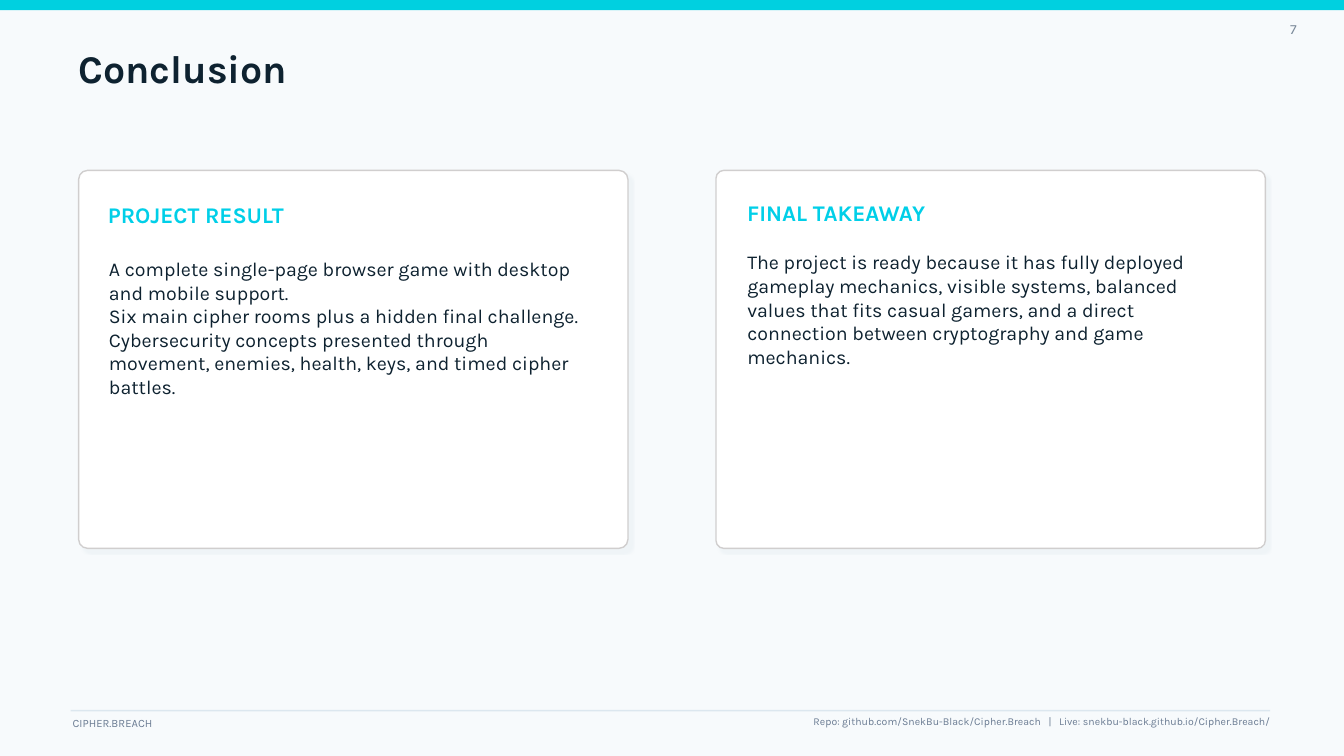
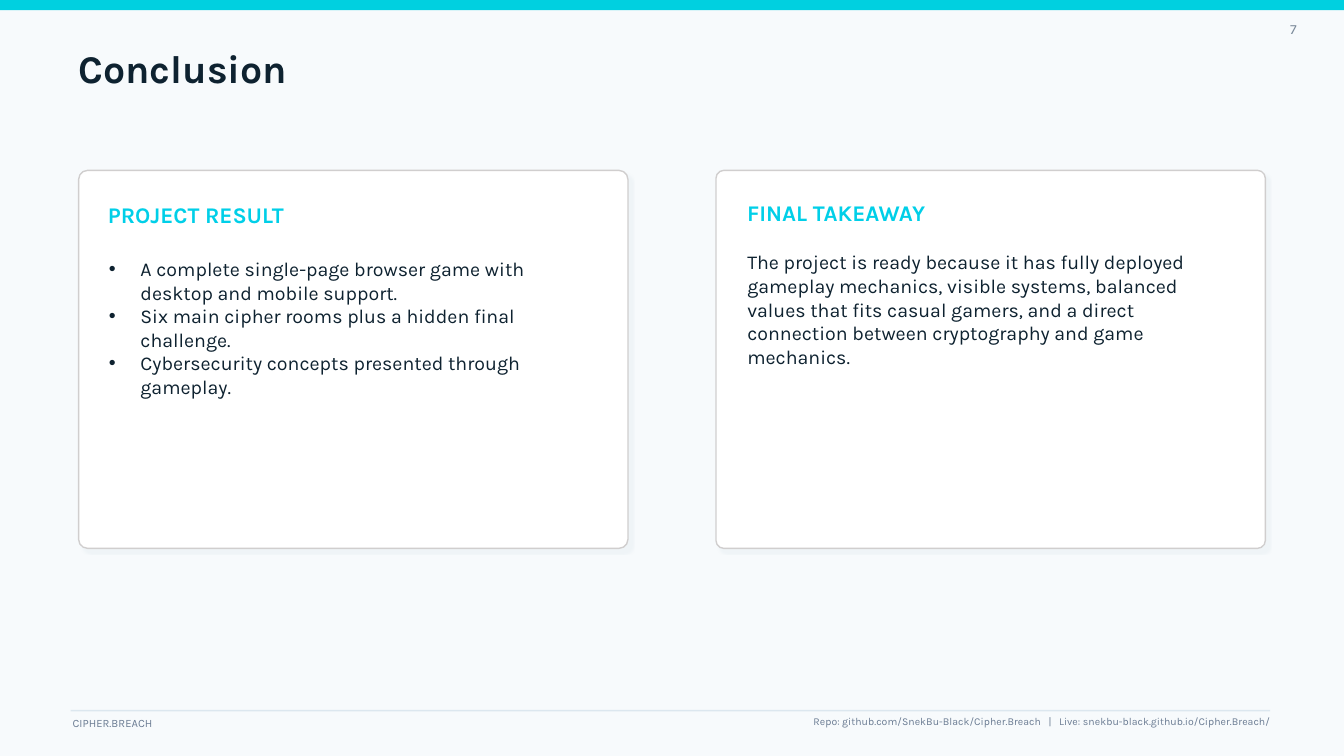
Before and after one commit to SnekBu-Black/Cipher.Breach, a slide deck: slide 7 of Cipher_Breach_Presentation.pptx. Drawn at 1344x756 pixels with LibreOffice and Linux fonts; fonts in the diff are those of the drawing. Boxes give left, top, right and bottom in pixels: in the first picture for what was removed or moved away, otherwise in the second. Text is boxed around its words. In the diff, an @@ line names an element or a change of style, - is before the commit and + after.

```diff
--- a/Cipher_Breach_Presentation.pptx
+++ b/Cipher_Breach_Presentation.pptx
@@ text at (140,262,524,352): bullet none to • @@
@@ text at (140,356,520,399): text changed @@
-Cybersecurity concepts presented through movement, enemies, health, keys, and timed cipher battles.
+• Cybersecurity concepts presented through gameplay.
```
Also in this commit, not shown: 1 other slide changed.
